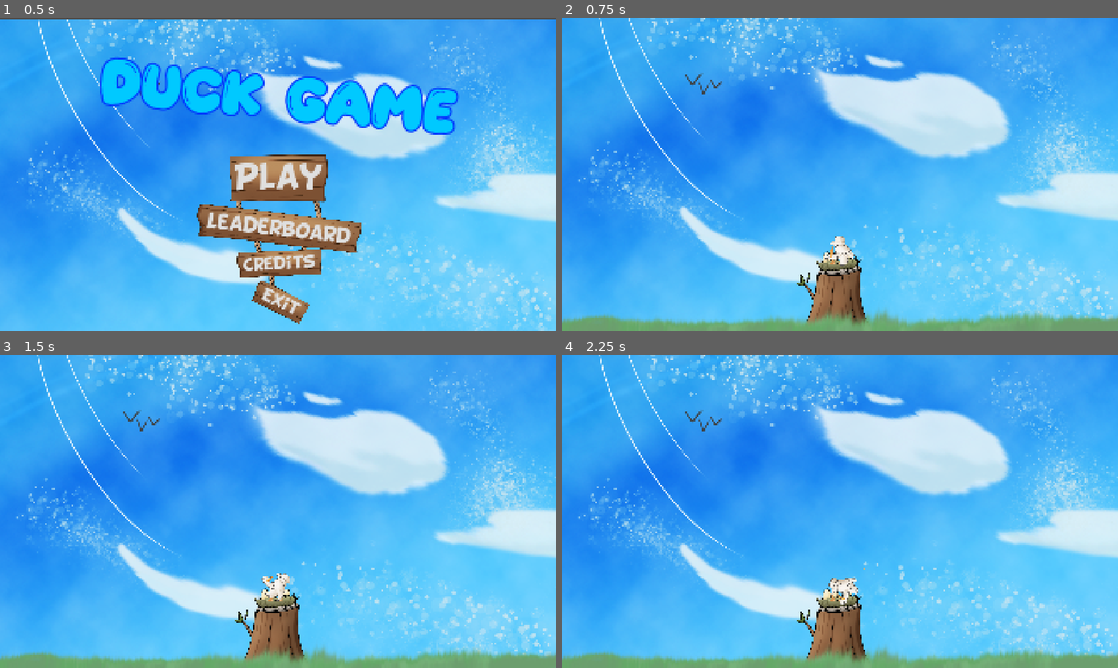
Above: before the commit, frames 1-4 (two rows, left to right).
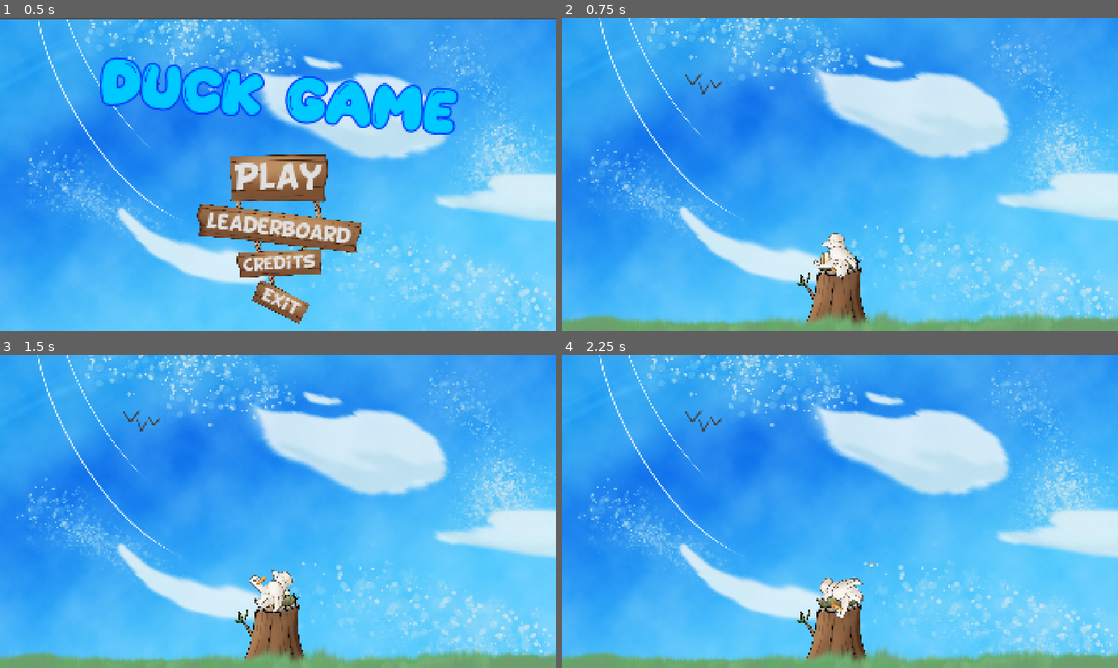
Above: after the commit, the same moments.

Repository: ms5051-hash/HacksComs26
Game: Godot game, scene res://Scenes/mainScene.tscn
Same seed, same stepped clock (60 frames per second), same inputs: the game is played once before the commit and once after it. The engine's default icon, where the game draws it, is replaced by a stand-in: a white triangle on a blue panel in a dark square.
Inputs (mouse positions are in pixels of both pictures, inside the frame that each line leads up to):
- Up to frame 1 (0.5 s): no input
- Up to frame 2 (0.75 s): click "Play" at 0.5 s
- Up to frame 3 (1.5 s): tap Enter at 1.25 s; move the mouse to (400, 495) at 1.27 s; click (400, 495) at 1.35 s
- Up to frame 4 (2.25 s): tap Space at 2 s; move the mouse to (728, 527) at 2.02 s; click (728, 527) at 2.1 s

Frame 1 is identical in both runs. In frame 2, 0.5% of the frame differs, in the area x 45-53%, y 68-83%; in frame 3, 0.5%; in frame 4, 0.5%, in the area x 46-56%, y 66-84%.

Commit message:
Fixed it

Diff:
--- a/duck-game-2026/Scenes/bullet_area_2d.tscn
+++ b/duck-game-2026/Scenes/bullet_area_2d.tscn
@@ -7,8 +7,6 @@
 radius = 40.311287
 
 [node name="BulletArea2D" type="Area2D" unique_id=1332803089]
-collision_layer = 2
-collision_mask = 4
 script = ExtResource("1_eiu4d")
 
 [node name="BulletSprite2D" type="Sprite2D" parent="." unique_id=2090375803]
--- a/duck-game-2026/Scenes/game.tscn
+++ b/duck-game-2026/Scenes/game.tscn
@@ -25,8 +25,8 @@
 
 [node name="PlayerSprite2D" type="Sprite2D" parent="PlayerArea2D" unique_id=832187776]
 z_index = 1
-position = Vector2(14, 41)
-scale = Vector2(0.13333334, 0.13611111)
+position = Vector2(5.0000005, 54)
+scale = Vector2(0.2, 0.2)
 texture = ExtResource("2_h4fw4")
 script = ExtResource("2_wrm1d")
 Bullet = ExtResource("1_wrm1d")
@@ -40,7 +40,7 @@
 texture = ExtResource("4_3dryh")
 
 [node name="Feet" type="Sprite2D" parent="PlayerArea2D" unique_id=871130237]
-position = Vector2(0, 27)
+position = Vector2(0, 54)
 scale = Vector2(0.16000122, 0.19999996)
 texture = ExtResource("5_ldgsr")
 
